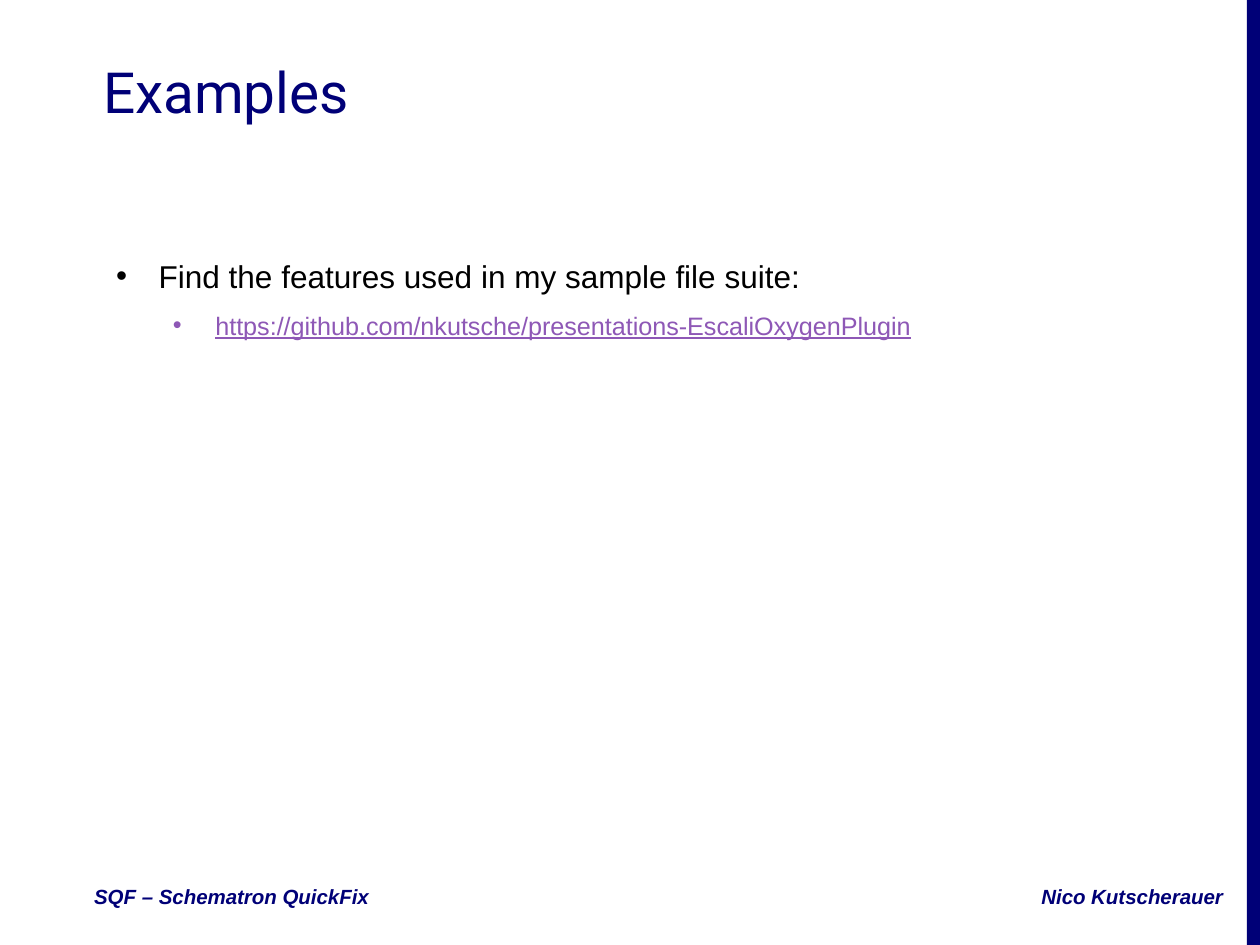
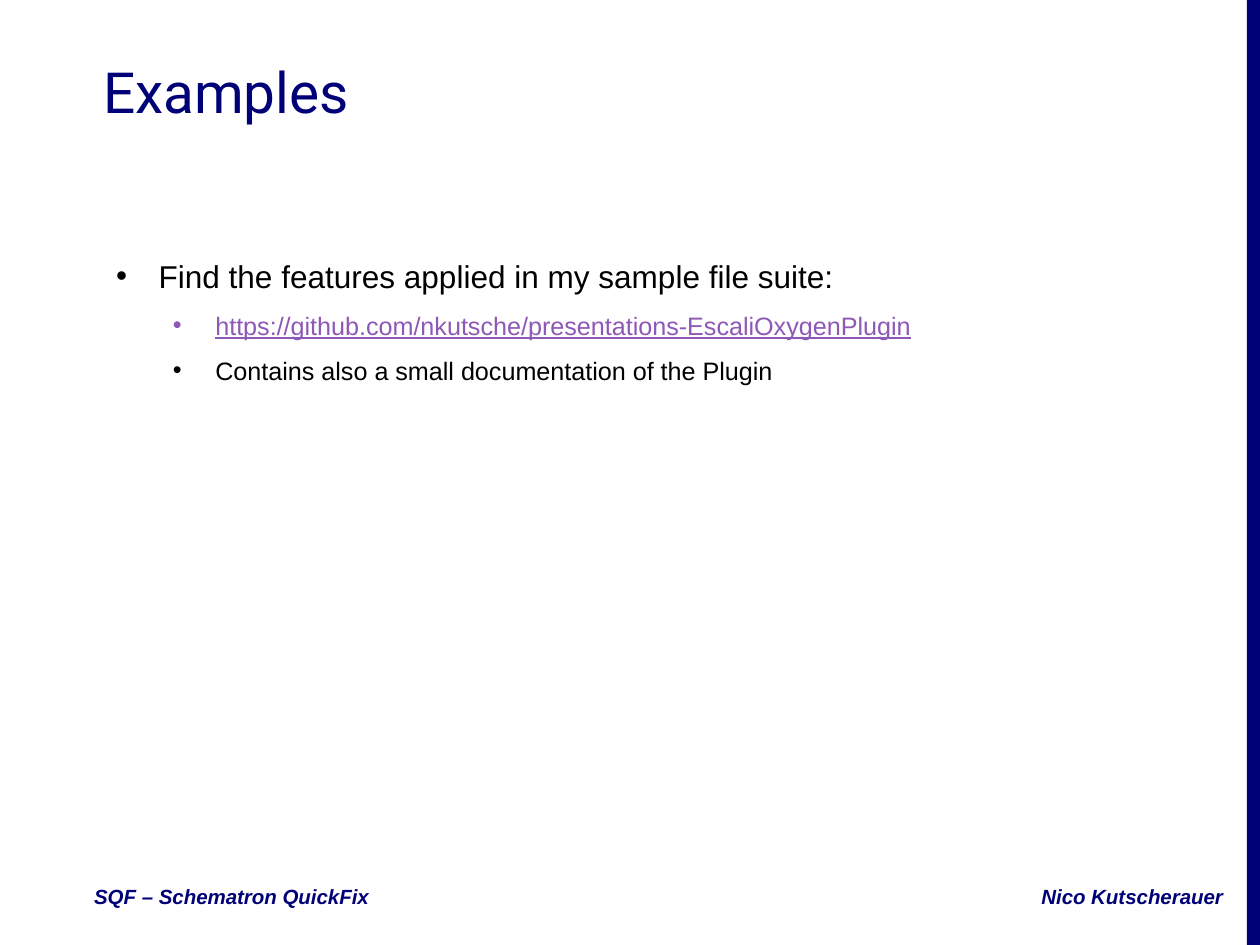
Before and after one commit to nkutsche/SchematronQuickFix-2017-11-17, a slide deck: slide 4 of SQF-Escali.pptx. Drawn at 1260x945 pixels with LibreOffice and Linux fonts; fonts in the diff are those of the drawing; background and template pictures are left out. Boxes give left, top, right and bottom in pixels: in the first picture for what was removed or moved away, otherwise in the second. Text is boxed around its words. In the diff, an @@ line names an element or a change of style, - is before the commit and + after.

```diff
--- a/SQF-Escali.pptx
+++ b/SQF-Escali.pptx
@@ subtitle at bbox=[159, 265, 833, 294]: text changed @@
-• Find the features used in my sample file suite:
+• Find the features applied in my sample file suite:
@@ subtitle at bbox=[215, 361, 773, 386]: paragraph added @@
+  • Contains also a small documentation of the Plugin
```
Also in this commit, not shown: 3 other slides changed, 1 other file.
